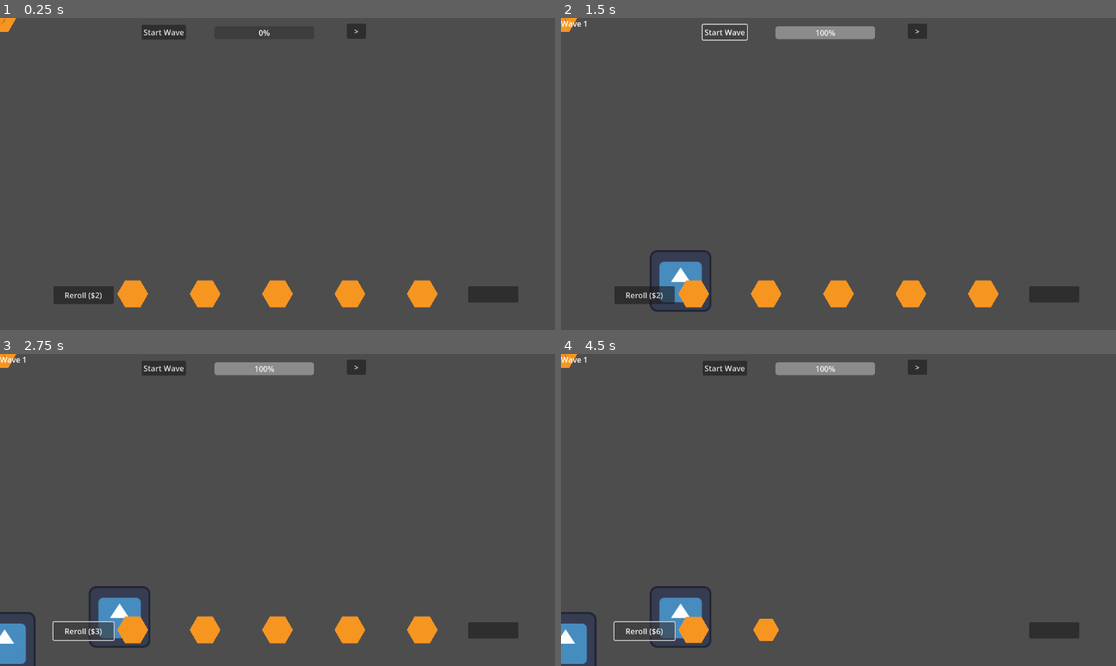
Above: before the commit, frames 1-4 (two rows, left to right).
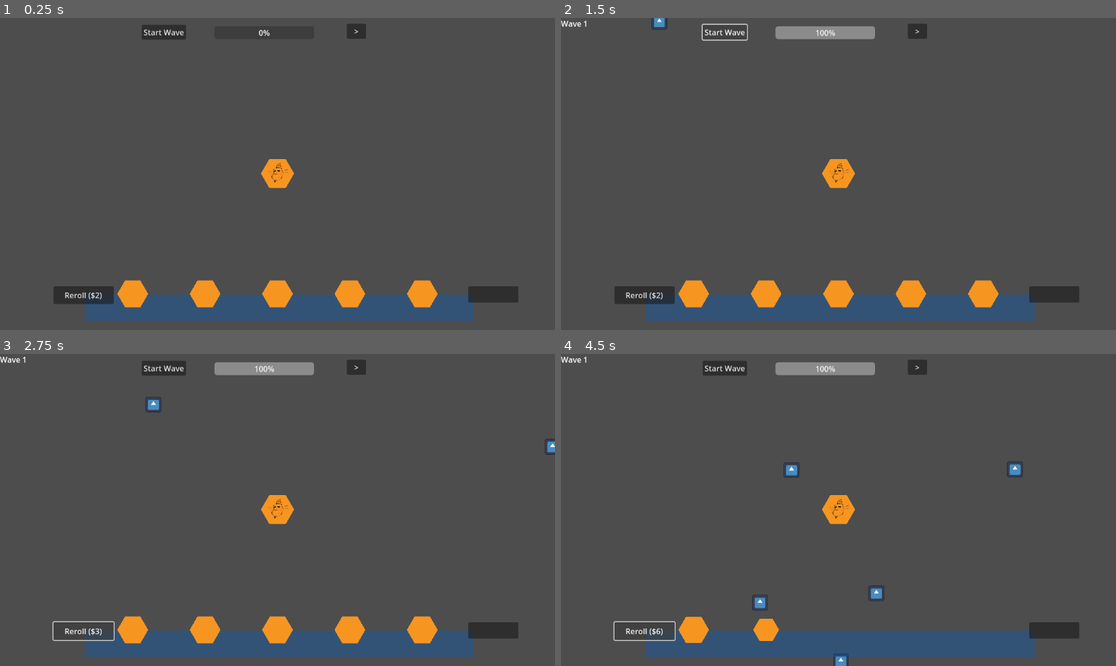
Above: after the commit, the same moments.

Repository: mitchfields/Bee_game_repo3
Game: Godot game, scene res://scenes/World.tscn
Same seed, same stepped clock (60 frames per second), same inputs: the game is played once before the commit and once after it. The engine's default icon, where the game draws it, is replaced by a stand-in: a white triangle on a blue panel in a dark square.
Inputs:
- Up to frame 1 (0.25 s): no input
- Up to frame 2 (1.5 s): click "Start Wave" at 0.5 s; click "Start Wave" at 1.25 s
- Up to frame 3 (2.75 s): click "Reroll ($2)" at 2 s
- Up to frame 4 (4.5 s): click "Reroll ($3)" at 2.75 s; click "Reroll ($4)" at 3.5 s; click "Reroll ($5)" at 4.25 s

The runs differ from the first frame. In frame 1, 5.4% of the frame differs, in the area x 0-86%, y 0-98%; in frame 2, 6.4%; in frame 3, 7.1%; in frame 4, 8.0%, in the area x 0-86%, y 0-100%.
Error before the commit: Invalid access to property or key 'axial_coords' on a base object of type 'Node2D (Queen.gd)'. (res://scripts/GridManager.gd:6)

Commit message:
tiling, zoom, pan, enemy spawn
fixed a bunch of stuff, reverted an older fix that broke things, got connectivity working again, mouse scroll and zoom now works, queen in the middle, BOO YA.

Diff:
--- a/scenes/CommonEnemy.tscn
+++ b/scenes/CommonEnemy.tscn
@@ -6,14 +6,19 @@
 [sub_resource type="RectangleShape2D" id="RectangleShape2D_ub1ux"]
 size = Vector2(120, 122)
 
-[node name="CommonEnemy" type="Node2D"]
+[node name="CommonEnemy" type="CharacterBody2D"]
+scale = Vector2(0.255, 0.255)
 script = ExtResource("1_7me0g")
+
+[node name="Area2D" type="Area2D" parent="."]
+
+[node name="CollisionShape2D" type="CollisionShape2D" parent="Area2D"]
+position = Vector2(0, 2)
+shape = SubResource("RectangleShape2D_ub1ux")
 
 [node name="Sprite2D" type="Sprite2D" parent="."]
 texture = ExtResource("2_2q1ts")
 
-[node name="Area2D" type="Area2D" parent="Sprite2D"]
-
-[node name="CollisionShape2D" type="CollisionShape2D" parent="Sprite2D/Area2D"]
+[node name="CollisionShape2D" type="CollisionShape2D" parent="."]
 position = Vector2(0, 1)
 shape = SubResource("RectangleShape2D_ub1ux")
--- a/scenes/World.tscn
+++ b/scenes/World.tscn
@@ -1,6 +1,6 @@
 [gd_scene load_steps=9 format=3 uid="uid://byycx3eemm1ft"]
 
-[ext_resource type="Script" uid="uid://c1l3ac0xr37aw" path="res://scripts/world.gd" id="1_c6gwx"]
+[ext_resource type="Script" uid="uid://c1l3ac0xr37aw" path="res://scripts/World.gd" id="1_c6gwx"]
 [ext_resource type="Script" uid="uid://m2vlqta6ehny" path="res://scripts/DragLayer.gd" id="2_hlk0d"]
 [ext_resource type="PackedScene" uid="uid://qylv8huf4d2i" path="res://scenes/CommonEnemy.tscn" id="3_0uv0p"]
 [ext_resource type="PackedScene" uid="uid://cfecedf7skswl" path="res://scenes/HexagonTile.tscn" id="4_p1v5b"]
@@ -26,7 +26,6 @@
 [node name="UI" type="CanvasLayer" parent="GameLayer"]
 
 [node name="DragLayer" type="Control" parent="GameLayer/UI"]
-visible = false
 layout_mode = 3
 anchors_preset = 15
 anchor_right = 1.0
@@ -36,6 +35,16 @@
 grow_horizontal = 2
 grow_vertical = 2
 script = ExtResource("2_hlk0d")
+
+[node name="ShopLayer" type="CenterContainer" parent="GameLayer/UI/DragLayer"]
+layout_mode = 1
+anchors_preset = 8
+anchor_left = 0.5
+anchor_top = 0.5
+anchor_right = 0.5
+anchor_bottom = 0.5
+grow_horizontal = 2
+grow_vertical = 2
 
 [node name="ColorRect" type="ColorRect" parent="GameLayer/UI/DragLayer"]
 layout_mode = 1
@@ -50,16 +59,6 @@
 offset_bottom = 0.118958
 mouse_filter = 2
 color = Color(0.027451, 0.368627, 0.745098, 0.364706)
-
-[node name="ShopLayer" type="CenterContainer" parent="GameLayer/UI/DragLayer"]
-layout_mode = 1
-anchors_preset = 8
-anchor_left = 0.5
-anchor_top = 0.5
-anchor_right = 0.5
-anchor_bottom = 0.5
-grow_horizontal = 2
-grow_vertical = 2
 
 [node name="ShopBar" type="Node2D" parent="GameLayer/UI"]
 position = Vector2(576, 573)
--- a/scripts/Enemy.gd
+++ b/scripts/Enemy.gd
@@ -1,36 +1,35 @@
 # res://scripts/Enemy.gd
-extends Node2D
+extends CharacterBody2D
 
-signal died
-signal hit_queen
+@export var speed     : float = 120.0
+@export var gold_drop : int   = 1
+@export var damage    : int   = 1
 
-@export var rarity: String = "common"  # "common","rare","epic","legendary","boss","miniboss"
-var health: float
-var gold_drop: int
-var damage: int
+var _path       : Array     = []
+var _path_index : int       = 0
+
+@onready var world = get_tree().current_scene   # assumes World.gd is the root
 
 func _ready() -> void:
-	match rarity:
-		"common":
-			health = 5;  gold_drop = 1; damage = 1
-		"rare":
-			health = 12; gold_drop = 2; damage = 2
-		"epic":
-			health = 25; gold_drop = 4; damage = 3
-		"legendary":
-			health = 50; gold_drop = 6; damage = 4
-		"miniboss":
-			health = 75; gold_drop = 8; damage = 5
-		"boss":
-			health = 200; gold_drop = 20; damage = 10
+	# 1) Convert spawn pos → axial
+	var start_axial = world.world_to_axial(global_position)
+	# 2) Queen is always at axial (0,0)
+	var goal_axial = Vector2.ZERO
+	# 3) Ask GridManager for path
+	_path = GridManager.find_path(start_axial, goal_axial)
+	_path_index = 0
 
-func take_damage(amount: float) -> void:
-	health -= amount
-	if health <= 0:
-		emit_signal("died")
+func _physics_process(delta: float) -> void:
+	if _path_index < _path.size():
+		# move toward the next cell center
+		var target_pos = world.axial_to_world(_path[_path_index])
+		var direction  = (target_pos - global_position).normalized()
+		velocity = direction * speed
+		move_and_slide()
+		# if close enough, step to next
+		if global_position.distance_to(target_pos) < speed * delta:
+			_path_index += 1
+	else:
+		# reached the Queen
+		emit_signal("hit_queen")   # connect this to WaveManager
 		queue_free()
-
-func _on_reach_queen() -> void:
-	# call this when pathfinding tells you you arrived
-	emit_signal("hit_queen")
-	queue_free()
--- a/scripts/GridManager.gd
+++ b/scripts/GridManager.gd
@@ -1,20 +1,79 @@
+# res://scripts/GridManager.gd
 extends Node
 
+# Stores placed tiles by axial coord
 var tiles: Dictionary = {}
 
-func register_tile(tile):
-	tiles[tile.axial_coords] = tile
-	_connect_neighbors(tile)
-	tile.play_placement_ripple()
+# Six axial neighbor steps
+const DIRECTIONS: Array = [
+	Vector2(1, 0),
+	Vector2(1, -1),
+	Vector2(0, -1),
+	Vector2(-1, 0),
+	Vector2(-1, 1),
+	Vector2(0, 1),
+]
 
-func _connect_neighbors(tile):
-	var dirs = [
-		Vector2( 1,  0), Vector2( 0,  1), Vector2(-1,  1),
-		Vector2(-1,  0), Vector2( 0, -1), Vector2( 1, -1)
-	]
-	for d in dirs:
-		var pos = tile.axial_coords + d
-		if tiles.has(pos):
-			var other = tiles[pos]
-			tile.neighbors.append(other)
-			other.neighbors.append(tile)
+func _ready() -> void:
+	tiles.clear()
+
+func register_tile(tile: Node2D) -> void:
+	var coord: Vector2 = tile.axial_coords
+	tiles[coord] = tile
+	# Link neighbors for ripple (optional)
+	if not tile.neighbors:
+		tile.neighbors = []
+	for dir in DIRECTIONS:
+		var nc = coord + dir
+		if tiles.has(nc):
+			var n = tiles[nc]
+			if not tile.neighbors.has(n):
+				tile.neighbors.append(n)
+			if not n.neighbors.has(tile):
+				n.neighbors.append(tile)
+
+# Heuristic: hex‐grid “Manhattan” distance
+func _heuristic(a: Vector2, b: Vector2) -> float:
+	return (abs(a.x - b.x)
+		  + abs(a.x + a.y - b.x - b.y)
+		  + abs(a.y - b.y)) * 0.5
+
+# Reconstruct path
+func _reconstruct(came_from: Dictionary, current: Vector2) -> Array:
+	var path = [ current ]
+	while came_from.has(current):
+		current = came_from[current]
+		path.insert(0, current)
+	return path
+
+# A* search on the axial grid
+func find_path(start: Vector2, goal: Vector2) -> Array:
+	var open_set = [ start ]
+	var came_from = {}
+	var g_score = { start: 0.0 }
+	var f_score = { start: _heuristic(start, goal) }
+
+	while open_set.size() > 0:
+		# pick lowest‐f node manually
+		var current = open_set[0]
+		for node in open_set:
+			if f_score[node] < f_score[current]:
+				current = node
+		open_set.erase(current)
+
+		if current == goal:
+			return _reconstruct(came_from, current)
+
+		for dir in DIRECTIONS:
+			var neighbor = current + dir
+			# skip walls (unregistered)
+			if not tiles.has(neighbor):
+				continue
+			var tentative = g_score[current] + 1
+			if not g_score.has(neighbor) or tentative < g_score[neighbor]:
+				came_from[neighbor] = current
+				g_score[neighbor] = tentative
+				f_score[neighbor] = tentative + _heuristic(neighbor, goal)
+				if neighbor not in open_set:
+					open_set.append(neighbor)
+	return []  # no path found
--- a/scripts/HexagonTile.gd
+++ b/scripts/HexagonTile.gd
@@ -1,12 +1,12 @@
 # res://scripts/HexagonTile.gd
 extends Node2D
 
-@export var axial_coords: Vector2
-@export var ripple_radius: int = 10
-var neighbors: Array = []
+@export var axial_coords : Vector2
+@export var ripple_radius: int      = 10
+var neighbors           : Array    = []
 
 func _ready() -> void:
-	scale = Vector2.ONE
+	scale            = Vector2.ONE
 	rotation_degrees = 0
 
 func play_placement_ripple() -> void:
@@ -14,7 +14,7 @@
 	_create_ball_bounce()
 
 	# 2) Ripple outwards with falloff, random rotation & scale-down variation
-	var layers = _bfs_layers(ripple_radius)
+	var layers   = _bfs_layers(ripple_radius)
 	var max_ring = layers.size() - 1
 	for ring_index in range(1, layers.size()):
 		await get_tree().create_timer(ring_index * 0.05).timeout
@@ -30,28 +30,27 @@
 	var tw = create_tween()
 	for i in range(peaks.size()):
 		var target = Vector2.ONE * peaks[i]
-		var d = durations[i]
+		var d      = durations[i]
 		tw.tween_property(self, "scale", target, d) \
 		  .set_trans(Tween.TRANS_SINE).set_ease(Tween.EASE_OUT)
 		tw.tween_property(self, "scale", Vector2.ONE, d) \
 		  .set_trans(Tween.TRANS_BOUNCE).set_ease(Tween.EASE_OUT)
 
 func _create_ripple_tween_with_falloff(intensity: float) -> void:
-	# compute a scale-down trough based on intensity, clamped to not exceed original scale
-	var base_trough = 0.85                     # minimum scale at intensity=1
+	# compute a scale-down trough based on intensity, clamped not to overshoot
+	var base_trough  = 0.85                       # minimum scale at intensity=1
 	var trough_scale = 1.0 - (1.0 - base_trough) * intensity
-	# add slight randomness around the trough
-	var rand_factor = 0.9 + randf() * 0.1      # between 0.9 and 1.0 to avoid upscaling
+	var rand_factor  = 0.9 + randf() * 0.1       # between 0.9–1.0 to avoid upscaling
 	trough_scale = clamp(trough_scale * rand_factor, base_trough, 1.0)
 
 	# durations: closer rings animate faster
 	var min_dur = 0.1
 	var max_dur = 0.2
-	var dur = min_dur + (1.0 - intensity) * (max_dur - min_dur)
+	var dur     = min_dur + (1.0 - intensity) * (max_dur - min_dur)
 
 	# random rotation up to ±15° × intensity
 	var max_rot = 15.0
-	var rot = (randf() * 2.0 - 1.0) * max_rot * intensity
+	var rot     = (randf() * 2.0 - 1.0) * max_rot * intensity
 
 	# tween down + rotate
 	var tw = create_tween()
@@ -67,18 +66,18 @@
 	  .set_trans(Tween.TRANS_BOUNCE).set_ease(Tween.EASE_OUT)
 
 func _bfs_layers(max_radius: int) -> Array:
-	var visited = { self: true }
+	var visited  = { self: true }
 	var frontier = [ self ]
-	var layers: Array = []
-	var depth = 0
+	var layers   = []
+	var depth    = 0
 	while frontier.size() > 0 and depth <= max_radius:
 		layers.append(frontier.duplicate())
-		var next_frontier: Array = []
+		var next_frontier = []
 		for t in frontier:
 			for n in t.neighbors:
 				if not visited.has(n):
 					visited[n] = true
 					next_frontier.append(n)
 		frontier = next_frontier
-		depth += 1
+		depth   += 1
 	return layers
--- a/scripts/world.gd
+++ b/scripts/world.gd
@@ -3,65 +3,94 @@
 
 @export var queen_scene    : PackedScene
 @export var hex_tile_scene : PackedScene
-@export var hex_size       : float       = 50.0
+@export var hex_size       : float = 50.0
 
 var _dragging_preview : Node2D     = null
 var _dragging_scene   : PackedScene = null
+var _panning          : bool        = false
 
-@onready var camera     : Camera2D    = $Camera2D
+@onready var camera    : Camera2D    = $Camera2D
 
 func _ready() -> void:
-	# 1) spawn the Queen at the center hex
+	# Spawn the Queen & center the camera on her
 	var queen = _spawn_queen()
-	# 2) make this camera current & focus on her
 	if queen:
-		camera.current = true
+		camera.make_current()
 		camera.global_position = queen.position
 
-func _spawn_queen() -> Node2D:
-	if queen_scene == null:
-		push_error("World.gd: queen_scene not assigned!")
-		return null
-	var queen = queen_scene.instantiate() as Node2D
-	# snap to axial (0,0)
-	queen.position = axial_to_world(Vector2.ZERO)
-	add_child(queen)
-	GridManager.register_tile(queen)
-	return queen
+func _input(event: InputEvent) -> void:
+	# 1) Zoom with scroll wheel (reversed)
+	if event is InputEventMouseButton and event.pressed:
+		match event.button_index:
+			MOUSE_BUTTON_WHEEL_UP:
+				camera.zoom *= Vector2(1.1, 1.1)  # zoom out
+				return
+			MOUSE_BUTTON_WHEEL_DOWN:
+				camera.zoom *= Vector2(0.9, 0.9)  # zoom in
+				return
+			MOUSE_BUTTON_MIDDLE:
+				_panning = true
+				return
 
-func start_drag(scene_to_spawn: PackedScene) -> void:
-	if _dragging_preview:
-		_dragging_preview.queue_free()
-	_dragging_scene   = scene_to_spawn
-	_dragging_preview = scene_to_spawn.instantiate() as Node2D
-	add_child(_dragging_preview)
-	_dragging_preview.modulate = Color(1,1,1,0.6)
-	_dragging_preview.scale    = Vector2(0.8,0.8)
-	_dragging_preview.z_index  = 999
+	# 2) Stop panning on middle‐button release
+	if event is InputEventMouseButton \
+			and not event.pressed \
+			and event.button_index == MOUSE_BUTTON_MIDDLE:
+		_panning = false
+		return
 
-func _input(event: InputEvent) -> void:
+	# 3) Drag‐and‐drop shop items
 	if _dragging_preview:
 		if event is InputEventMouseMotion:
 			_dragging_preview.global_position = get_global_mouse_position()
 		elif event is InputEventMouseButton \
 				and event.button_index == MOUSE_BUTTON_LEFT \
 				and not event.pressed:
-			var drop_pos = get_global_mouse_position()
+			var drop_y   = get_global_mouse_position().y
 			var screen_h = get_viewport().get_visible_rect().size.y
-			if drop_pos.y < screen_h * 0.9:
+			if drop_y < screen_h * 0.9:
 				_spawn_hex(_dragging_scene)
 			_end_drag()
 		return
 
+	# 4) Panning: drag empty space with middle mouse
+	if event is InputEventMouseMotion and _panning:
+		# Use raw mouse movement, unaffected by zoom level
+		camera.global_position -= event.relative / camera.zoom
+		return
+
+func _spawn_queen() -> Node2D:
+	if queen_scene == null:
+		push_error("World.gd: queen_scene not assigned!")
+		return null
+	var q = queen_scene.instantiate() as Node2D
+	q.position = axial_to_world(Vector2.ZERO)
+	add_child(q)
+	return q
+
+func start_drag(scene_to_spawn: PackedScene) -> void:
+	# Called by ShopBar to begin dragging a shop item
+	if _dragging_preview:
+		_dragging_preview.queue_free()
+	_dragging_scene   = scene_to_spawn
+	_dragging_preview = scene_to_spawn.instantiate() as Node2D
+	add_child(_dragging_preview)
+	_dragging_preview.modulate = Color(1, 1, 1, 0.6)
+	_dragging_preview.scale    = Vector2(0.8, 0.8)
+	_dragging_preview.z_index  = 999
+
 func _spawn_hex(scene: PackedScene) -> void:
-	var world_pos = get_global_mouse_position()
-	var axial     = world_to_axial(world_pos)
-	var snap_pos  = axial_to_world(axial)
-	var new_hex   = scene.instantiate() as Node2D
-	new_hex.set("axial_coords", axial)
-	new_hex.position = snap_pos
-	add_child(new_hex)
-	GridManager.register_tile(new_hex)
+	# Called when a dragged item is released in the play area
+	var wp    = get_global_mouse_position()
+	var axial = world_to_axial(wp)
+	var snap  = axial_to_world(axial)
+	var h     = scene.instantiate() as Node2D
+	h.axial_coords = axial
+	h.position     = snap
+	add_child(h)
+	GridManager.register_tile(h)
+	if h.has_method("play_placement_ripple"):
+		h.play_placement_ripple()
 
 func _end_drag() -> void:
 	if _dragging_preview:
@@ -69,19 +98,21 @@
 	_dragging_preview = null
 	_dragging_scene   = null
 
-func axial_to_cube(axial: Vector2) -> Vector3:
-	return Vector3(axial.x, -axial.x - axial.y, axial.y)
+# — Hex grid math helpers —
 
-func cube_to_axial(cube: Vector3) -> Vector2:
-	return Vector2(cube.x, cube.z)
+func axial_to_cube(a: Vector2) -> Vector3:
+	return Vector3(a.x, -a.x - a.y, a.y)
 
-func cube_round(cube: Vector3) -> Vector3:
-	var rx = round(cube.x)
-	var ry = round(cube.y)
-	var rz = round(cube.z)
-	var x_diff = abs(rx - cube.x)
-	var y_diff = abs(ry - cube.y)
-	var z_diff = abs(rz - cube.z)
+func cube_to_axial(c: Vector3) -> Vector2:
+	return Vector2(c.x, c.z)
+
+func cube_round(c: Vector3) -> Vector3:
+	var rx = round(c.x)
+	var ry = round(c.y)
+	var rz = round(c.z)
+	var x_diff = abs(rx - c.x)
+	var y_diff = abs(ry - c.y)
+	var z_diff = abs(rz - c.z)
 	if x_diff > y_diff and x_diff > z_diff:
 		rx = -ry - rz
 	elif y_diff > z_diff:
@@ -90,14 +121,12 @@
 		rz = -rx - ry
 	return Vector3(rx, ry, rz)
 
-func world_to_axial(world: Vector2) -> Vector2:
-	var q = (2.0/3.0 * world.x) / hex_size
-	var r = ((-1.0/3.0 * world.x) + (sqrt(3)/3.0 * world.y)) / hex_size
-	var cube    = axial_to_cube(Vector2(q, r))
-	var rounded = cube_round(cube)
-	return cube_to_axial(rounded)
+func world_to_axial(w: Vector2) -> Vector2:
+	var q = (2.0 / 3.0 * w.x) / hex_size
+	var r = ((-1.0 / 3.0 * w.x) + (sqrt(3) / 3.0 * w.y)) / hex_size
+	return cube_to_axial(cube_round(axial_to_cube(Vector2(q, r))))
 
-func axial_to_world(axial: Vector2) -> Vector2:
-	var x = hex_size * 1.5 * axial.x
-	var y = hex_size * sqrt(3) * (axial.y + axial.x * 0.5)
+func axial_to_world(a: Vector2) -> Vector2:
+	var x = hex_size * 1.5 * a.x
+	var y = hex_size * sqrt(3.0) * (a.y + a.x * 0.5)
 	return Vector2(x, y)
